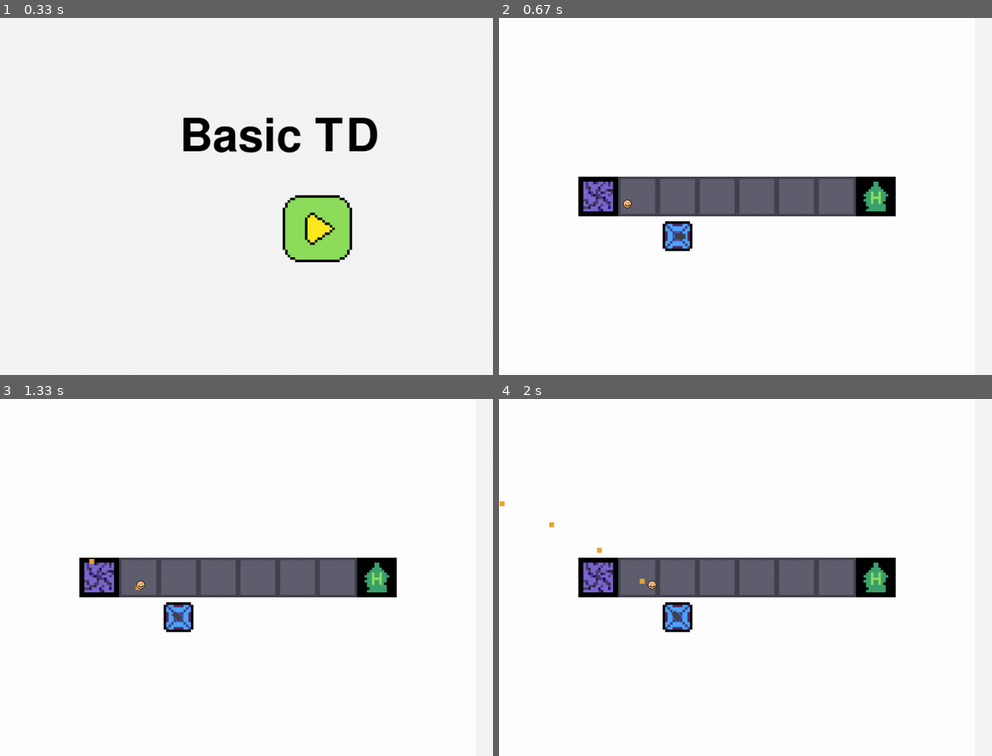
Above: before the commit, frames 1-4 (two rows, left to right).
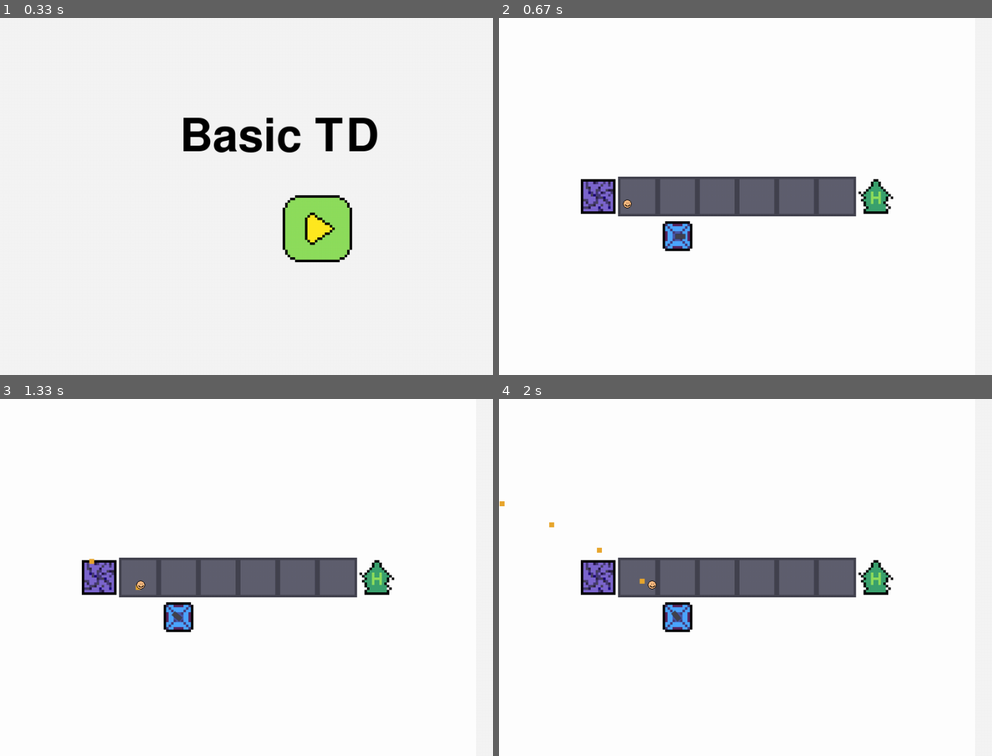
Above: after the commit, the same moments.

Repository: mtmattqq/PygameTD
Game: pygame game, started from main.py
Same seed, same stepped clock (60 frames per second), same inputs: the game is played once before the commit and once after it.
Inputs (mouse positions are in pixels of both pictures, inside the frame that each line leads up to):
- Up to frame 1 (0.33 s): no input
- Up to frame 2 (0.67 s): click (814, 196) at 0.38 s
- Up to frame 3 (1.33 s): click (379, 602) at 0.72 s
- Up to frame 4 (2 s): no input

Frame 1 is identical in both runs. In frame 2, 0.8% of the frame differs, in the area x 16-81%, y 44-56%; in frame 3, 0.8%; in frame 4, 0.8%.

Commit message:
Update main.py

Diff:
--- a/main.py
+++ b/main.py
@@ -50,6 +50,7 @@
     print(level_info['map_size'])
 
     level_map = tile.tilemap(tile_set, level_info['map_size'])
+    level_map.set_zero()
     level_map.load(level_info['map'])
     level_map.render()
 
@@ -58,7 +59,7 @@
     e1 = enemy.basic_enemy(vec2D(200, 300))
 
     time_previous = 0
-    in_game=True
+    in_game = True
     while in_game :
         time_now = pygame.time.get_ticks()
         delta_time = time_now - time_previous
